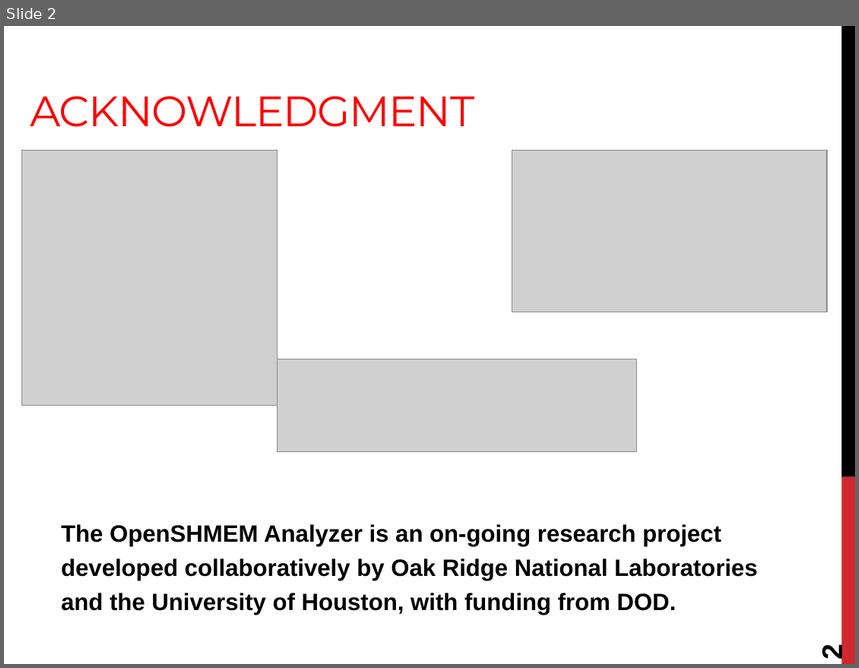
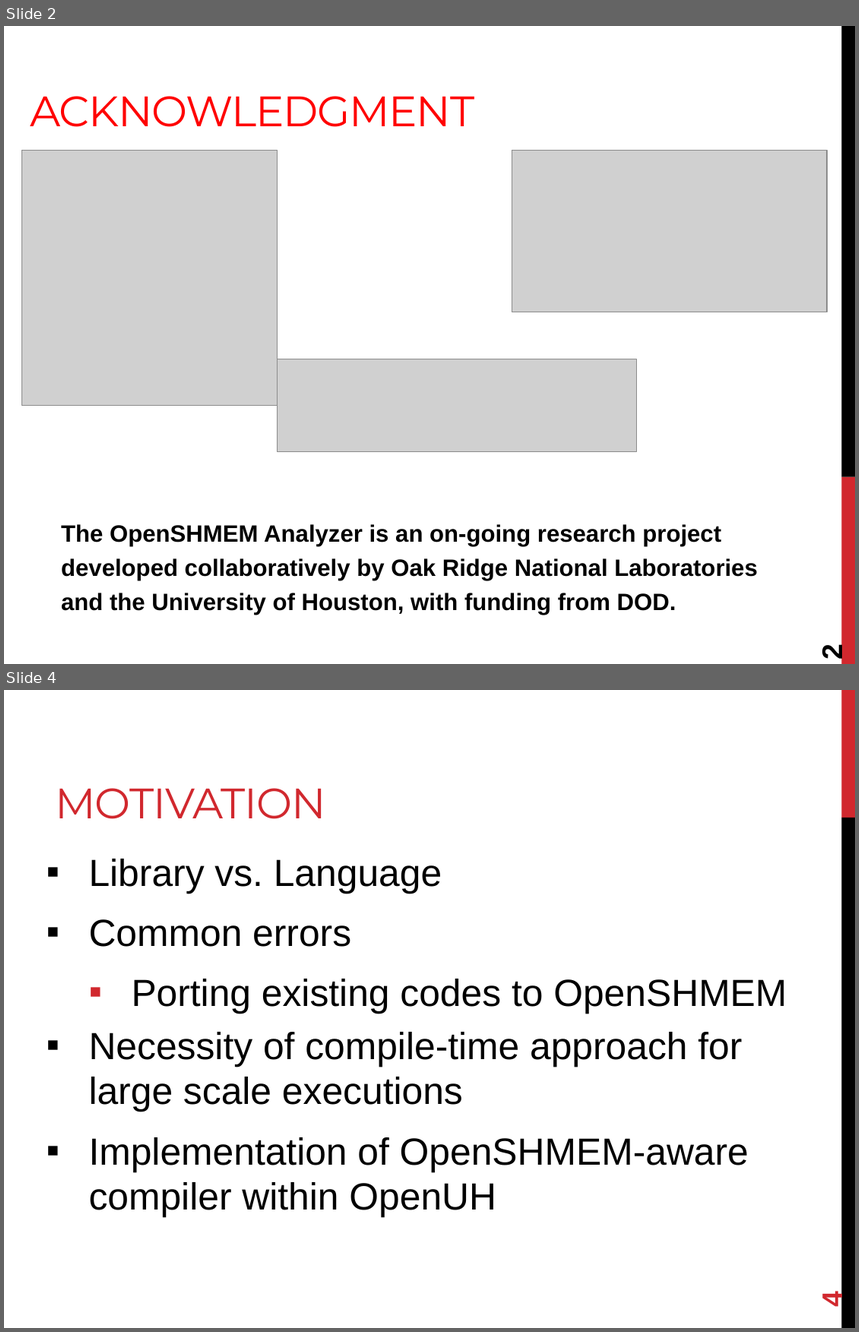
Before and after one commit to openshmem-org/sc14-tutorial, a slide deck: SHMEM-Analyzer.pptx. Shown one above the other, each under a label of ours: slide 2 before the commit, slides 2 and 4 after it; the slides between them are not shown. The pictures are 859x668 and 859x1332 pixels, drawn with LibreOffice and Linux fonts; fonts in the diff are those of the drawing; grey boxes stand for pictures. Boxes give left, top, right and bottom in pixels: in the first picture for what was removed or moved away, otherwise in the second. Text is boxed around its words. In the diff, an @@ line names an element or a change of style, - is before the commit and + after.

Commit message:
Finish a first version of the SHMEM Analyzer slides

```diff
--- a/SHMEM-Analyzer.pptx
+++ b/SHMEM-Analyzer.pptx
@@ slide 4 added at box(4, 690, 855, 1328), background #FFFFFF @@
@@ rectangle added at box(842, 690, 855, 818), fill #D1282E @@
@@ title added at box(55, 788, 326, 819), 36 pt, text #D1282E @@
+MOTIVATION
@@ rectangle added at box(842, 818, 855, 1328), fill #000000 @@
@@ text added at box(89, 859, 787, 1218), 32 pt, text #000000 @@
+▪ Library vs. Language
+▪ Common errors
+  ▪ Porting existing codes to OpenSHMEM
+▪ Necessity of compile-time approach for large scale executions
+▪ Implementation of OpenSHMEM-aware compiler within OpenUH
@@ page number added at box(816, 1293, 848, 1308), 24 pt, text #D1282E, bold @@
+4
```
Also in this commit, not shown: 9 slides changed, 1 other slide added, 3 slides removed.
